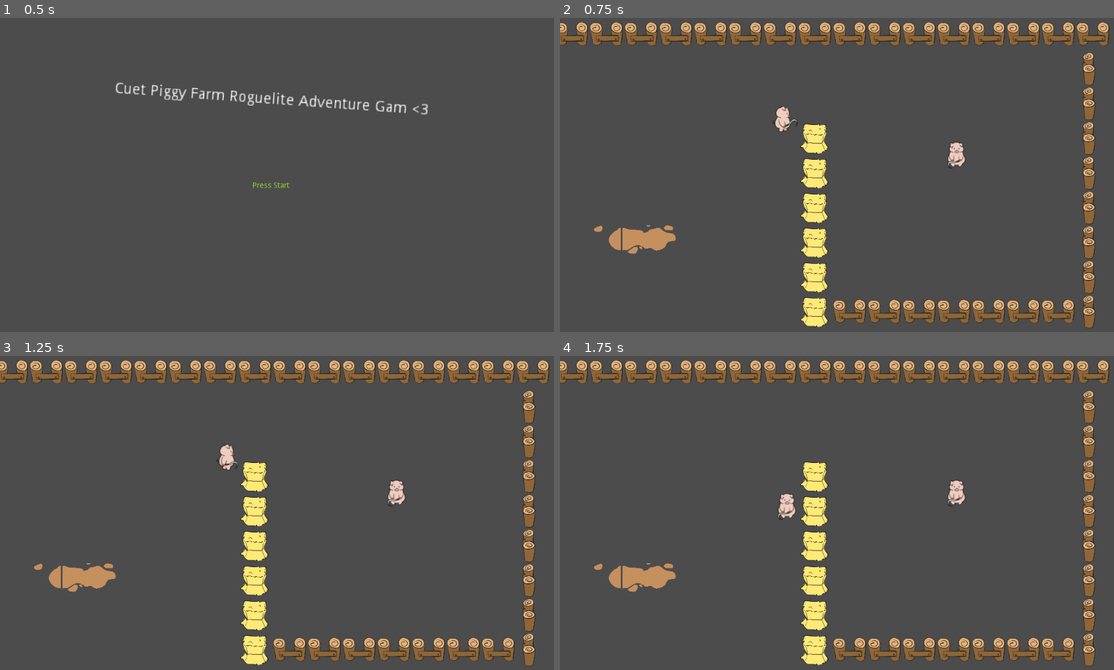
Above: before the commit, frames 1-4 (two rows, left to right).
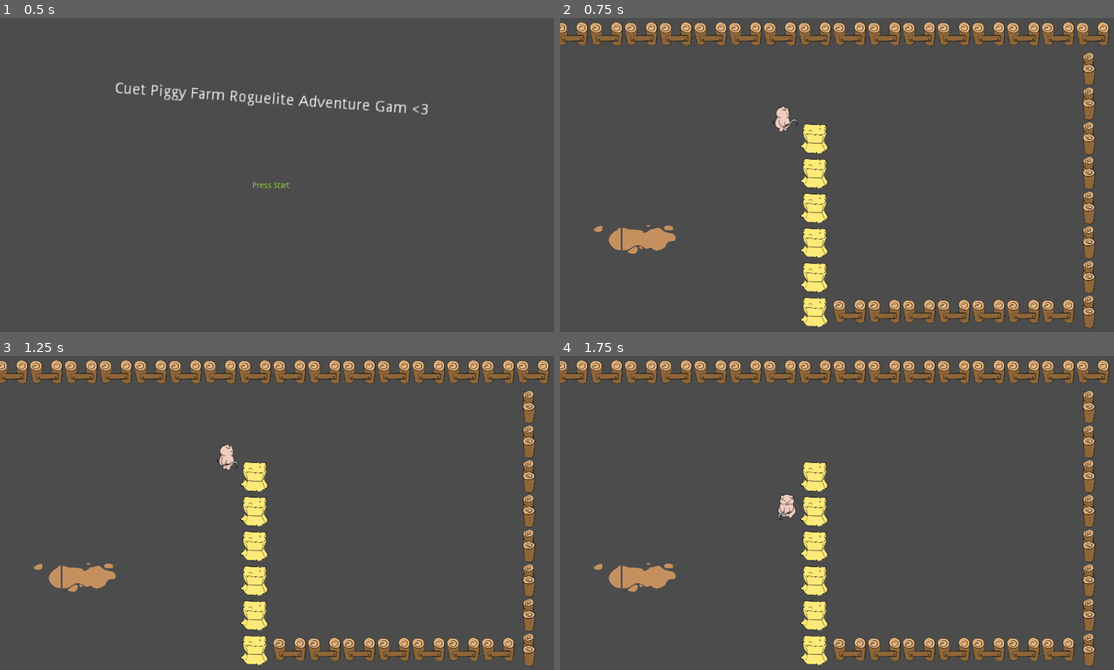
Above: after the commit, the same moments.

Repository: Cheezmeister/ldjam47
Game: Godot game, scene res://Start Screen.tscn
The game is run twice, just before and just after one commit, with the same random seed, the same clock (stepped at 60 frames per second) and the same inputs. Sound files missing from this copy of the repository are replaced by a short silence.
Inputs:
- Up to frame 1 (0.5 s): no input
- Up to frame 2 (0.75 s): tap Enter (ui_accept) at 0.5 s; hold Right (right) from 0.53 s (still down); hold Enter (ui_accept) from 0.53 s (still down)
- Up to frame 3 (1.25 s): keep holding Right (right); keep holding Enter (ui_accept)
- Up to frame 4 (1.75 s): release Right (right) at 1.28 s; release Enter (ui_accept) at 1.28 s; hold Down (down) from 1.28 s (still down); tap Enter (ui_accept) at 1.35, 1.52 s

Frame 1 is identical in both runs. In frame 2, 0.2% of the frame differs, in the area x 70-74%, y 39-49%; in frame 3, 0.2%; in frame 4, 0.3%, in the area x 39-74%, y 39-53%.

Commit message:
Added Footsteps; Consolidated Player Nodes

Diff:
--- a/DAS SCENE.tscn
+++ b/DAS SCENE.tscn
@@ -1,34 +1,31 @@
-[gd_scene load_steps=33 format=2]
+[gd_scene load_steps=31 format=2]
 
 [ext_resource path="res://Root.gd" type="Script" id=1]
 [ext_resource path="res://assets/piggysprite.png" type="Texture" id=2]
 [ext_resource path="res://assets/Main_Music.ogg" type="AudioStream" id=3]
-[ext_resource path="res://Player.gd" type="Script" id=4]
 [ext_resource path="res://assets/UI Start Game.wav" type="AudioStream" id=5]
 [ext_resource path="res://assets/Character_Test.png" type="Texture" id=6]
 [ext_resource path="res://TileMap.gd" type="Script" id=7]
-[ext_resource path="res://Hitbox.gd" type="Script" id=8]
 [ext_resource path="res://assets/Intro_Main.ogg" type="AudioStream" id=9]
 [ext_resource path="res://assets/SFX/Combat/Sickle Swings/Sickle_1.wav" type="AudioStream" id=10]
-[ext_resource path="res://Player_Test.gd" type="Script" id=11]
+[ext_resource path="res://Player_Piggy.gd" type="Script" id=11]
 [ext_resource path="res://assets/BG_Road2.png" type="Texture" id=12]
-
-[sub_resource type="RectangleShape2D" id=1]
+[ext_resource path="res://assets/SFX/Footsteps/Footstep_1.wav" type="AudioStream" id=13]
 
 [sub_resource type="Environment" id=2]
 background_mode = 4
 fog_enabled = true
 
-[sub_resource type="ConvexPolygonShape2D" id=18]
+[sub_resource type="ConvexPolygonShape2D" id=3]
 points = PoolVector2Array( 0, 0, 480, 0, 480, 544, 0, 544 )
 
-[sub_resource type="ConvexPolygonShape2D" id=19]
+[sub_resource type="ConvexPolygonShape2D" id=4]
 points = PoolVector2Array( 0, 0, 544, 0, 544, 544, 0, 544 )
 
-[sub_resource type="ConvexPolygonShape2D" id=20]
+[sub_resource type="ConvexPolygonShape2D" id=5]
 points = PoolVector2Array( 0, 0, 480, 0, 480, 544, 0, 544 )
 
-[sub_resource type="TileSet" id=3]
+[sub_resource type="TileSet" id=6]
 0/name = "BG_Road2.png 0"
 0/texture = ExtResource( 12 )
 0/tex_offset = Vector2( 0, 0 )
@@ -239,8 +236,8 @@
 "speed": 5.0
 } ]
 
-[sub_resource type="Animation" id=9]
-length = 0.9
+[sub_resource type="Animation" id=12]
+length = 0.8
 loop = true
 step = 0.3
 tracks/0/type = "value"
@@ -396,22 +393,6 @@
 position = Vector2( 370.543, 206.635 )
 script = ExtResource( 1 )
 
-[node name="Player" type="Node2D" parent="."]
-position = Vector2( 400, 200 )
-script = ExtResource( 4 )
-
-[node name="Sprite" type="Sprite" parent="Player"]
-position = Vector2( -40.363, -134.543 )
-texture = ExtResource( 2 )
-vframes = 9
-hframes = 4
-
-[node name="Hitbox" type="KinematicBody2D" parent="Player"]
-script = ExtResource( 8 )
-
-[node name="CollisionShape2D" type="CollisionShape2D" parent="Player/Hitbox"]
-shape = SubResource( 1 )
-
 [node name="WorldEnvironment" type="WorldEnvironment" parent="."]
 environment = SubResource( 2 )
 
@@ -451,27 +432,32 @@
 
 [node name="AnimatedSprite" type="AnimatedSprite" parent="Player_Piggy"]
 visible = false
-frames = SubResource( 8 )
+frames = SubResource( 11 )
 
 [node name="Sprite" type="Sprite" parent="Player_Piggy"]
 texture = ExtResource( 2 )
 vframes = 9
 hframes = 4
+frame = 20
 
 [node name="CollisionPolygon2D" type="CollisionPolygon2D" parent="Player_Piggy"]
 position = Vector2( 0.793701, 1.98425 )
 polygon = PoolVector2Array( -15.6568, 11.7997, -13.2757, 17.7524, -8.11661, 22.5146, 6.96371, 22.9115, 13.1149, 16.7603, 15.6944, 12.7918, 13.1149, 9.02171, 9.34482, 6.83904, 0.217255, 3.46581, -8.91031, 6.64061 )
 
 [node name="AnimationPlayer" type="AnimationPlayer" parent="Player_Piggy"]
-anims/Attack_Down = SubResource( 9 )
-anims/Attack_Left = SubResource( 10 )
-anims/Attack_Right = SubResource( 11 )
-anims/Attack_Up = SubResource( 12 )
-anims/Idle = SubResource( 13 )
-anims/Walk_Down = SubResource( 14 )
-anims/Walk_Left = SubResource( 15 )
-anims/Walk_Right = SubResource( 16 )
-anims/Walk_Up = SubResource( 17 )
+anims/Attack_Down = SubResource( 12 )
+anims/Attack_Left = SubResource( 13 )
+anims/Attack_Right = SubResource( 14 )
+anims/Attack_Up = SubResource( 15 )
+anims/Idle = SubResource( 16 )
+anims/Walk_Down = SubResource( 17 )
+anims/Walk_Left = SubResource( 18 )
+anims/Walk_Right = SubResource( 19 )
+anims/Walk_Up = SubResource( 20 )
+
+[node name="Footsteps" type="AudioStreamPlayer2D" parent="Player_Piggy"]
+stream = ExtResource( 13 )
+volume_db = -2.706
 
 [node name="SickleSwing" type="AudioStreamPlayer2D" parent="."]
 stream = ExtResource( 10 )
--- a/Player.gd
+++ b/Player.gd
@@ -1,41 +1,6 @@
 extends Node2D
 
-var MOVE_SPEED: float = 5
-var THE_WORLD_TILEMAP: String = "Enemy TileMap"
 
-
-# Called when the node enters the scene tree for the first time.
-func _ready():
-	pass # Replace with function body.
-
-var movement: Vector2 = Vector2(0, 0)
-
-func move(velocity):
-	self.transform.origin += velocity
-
-func attack():
-	if not $"../SickleSwing".playing:
-		$"../SickleSwing".play()
-
-func _process(delta):
-
-	self.movement = Vector2(0, 0)
-
-	if (Input.is_action_pressed("ui_up")):
-		self.movement.y -= MOVE_SPEED
-	if (Input.is_action_pressed("ui_down")):
-		self.movement.y += MOVE_SPEED
-	if (Input.is_action_pressed("ui_left")):
-		self.movement.x -= MOVE_SPEED
-	if (Input.is_action_pressed("ui_right")):
-		self.movement.x += MOVE_SPEED
-	if (Input.is_key_pressed(KEY_ESCAPE)):
-		get_tree().quit()
-
-	if (Input.is_action_just_pressed("ui_accept")):
-		self.attack()
-
-	return delta
 # Called every frame. 'delta' is the elapsed time since the previous frame.
 #func _process(delta):
 #	pass
--- /dev/null
+++ b/Player_Piggy.gd
@@ -0,0 +1,65 @@
+extends KinematicBody2D
+
+export (int) var speed = 200
+
+var velocity = Vector2()
+
+var movement: Vector2 = Vector2(0, 0)
+
+func get_input():
+	velocity = Vector2()
+	if Input.is_action_pressed('right'):
+		velocity.x += 1
+	if Input.is_action_pressed('left'):
+		velocity.x -= 1
+	if Input.is_action_pressed('down'):
+		velocity.y += 1
+	if Input.is_action_pressed('up'):
+		velocity.y -= 1
+	if Input.is_action_pressed('ui_accept'):
+		attack()
+
+	velocity = velocity.normalized() * speed
+
+func _physics_process(delta):
+	get_input()
+	handleanimation(delta)
+	velocity = move_and_slide(velocity)
+	handlefootsteps()
+
+func handlefootsteps():
+	if velocity.x > 0:
+		if not $"Footsteps".playing:
+			$"Footsteps".play()
+	if velocity.x < 0:
+		if not $"Footsteps".playing:
+			$"Footsteps".play()
+	if velocity.y > 0:
+		if not $"Footsteps".playing:
+			$"Footsteps".play()
+	if velocity.y < 0:
+		if not $"Footsteps".playing:
+			$"Footsteps".play()
+
+func handleanimation(delta):
+	print("blah")
+	if velocity.x < 0:
+		$AnimationPlayer.play('Walk_Left')
+	elif velocity.x > 0:
+		$AnimationPlayer.play('Walk_Right')
+	elif velocity.y < 0:
+		$AnimationPlayer.play('Walk_Up')
+	elif velocity.y > 0:
+		$AnimationPlayer.play('Walk_Down')
+	else:
+		$AnimationPlayer.play('Idle')
+
+
+var MOVE_SPEED: float = 5
+var THE_WORLD_TILEMAP: String = "Enemy TileMap"
+
+
+func attack():
+	if not $"../SickleSwing".playing:
+		$"../SickleSwing".play()
+	$AnimationPlayer.play("Attack_Down")
Not shown: 16 places in DAS SCENE.tscn that only renumber resources
